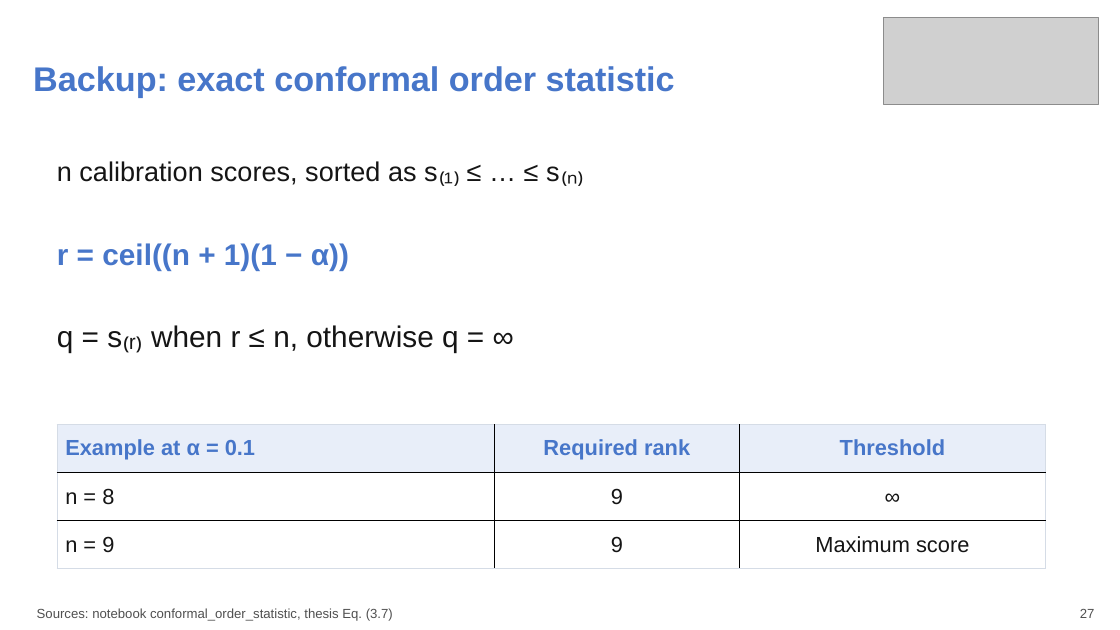
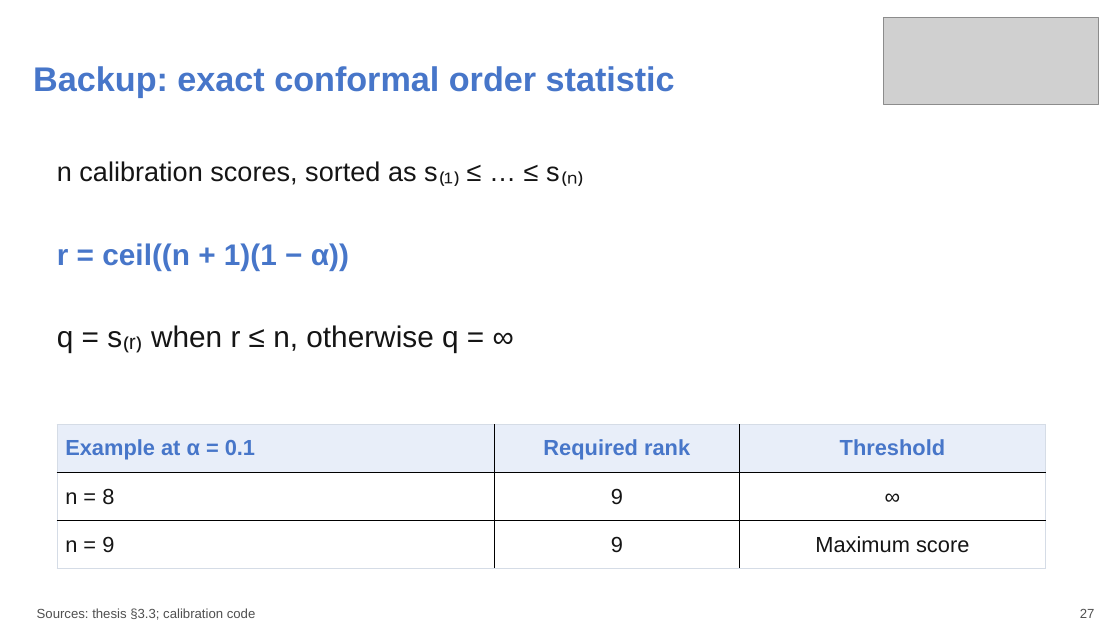
Before and after one commit to aniketnighot/conformal-prediction-thesis, a slide deck: slide 27 of presentations/thesis_defence_complete_verified.pptx. Drawn at 1120x630 pixels with LibreOffice and Linux fonts; fonts in the diff are those of the drawing; grey boxes stand for pictures. Boxes give left, top, right and bottom in pixels: in the first picture for what was removed or moved away, otherwise in the second. Text is boxed around its words. In the diff, an @@ line names an element or a change of style, - is before the commit and + after.

Commit message:
Update thesis defence presentation references and caveats

```diff
--- a/presentations/thesis_defence_complete_verified.pptx
+++ b/presentations/thesis_defence_complete_verified.pptx
@@ text at (x1=37, y1=608, x2=256, y2=620): text changed @@
-Sources: notebook conformal_order_statistic, thesis Eq. (3.7)
+Sources: thesis §3.3; calibration code
```
Also in this commit, not shown: 28 other slides changed.
